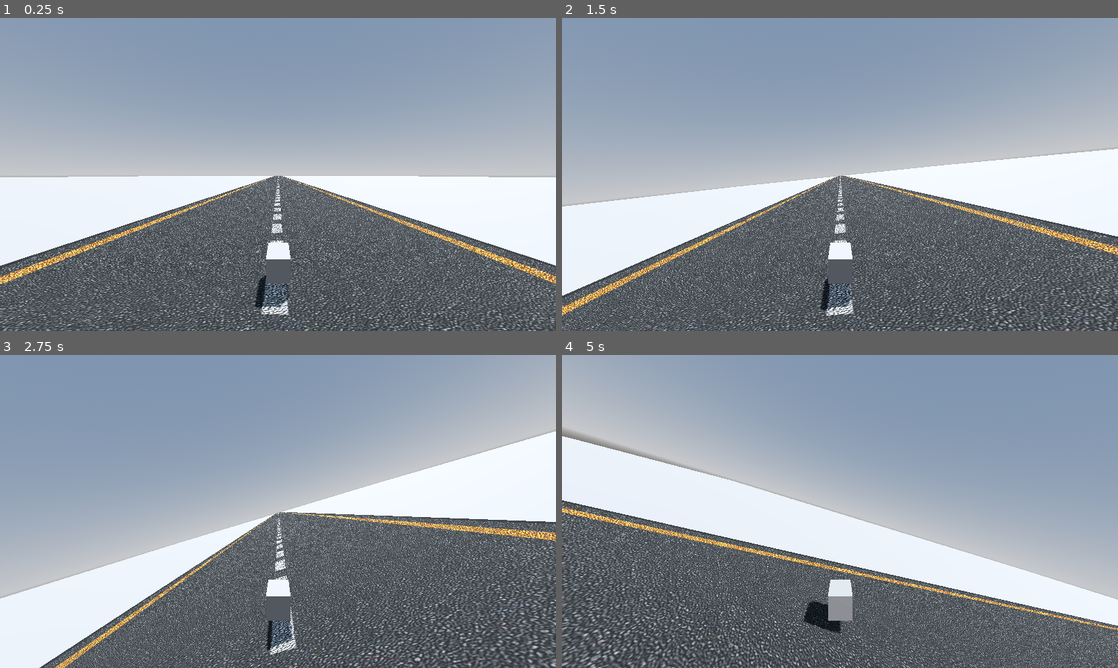
Above: before the commit, frames 1-4 (two rows, left to right).
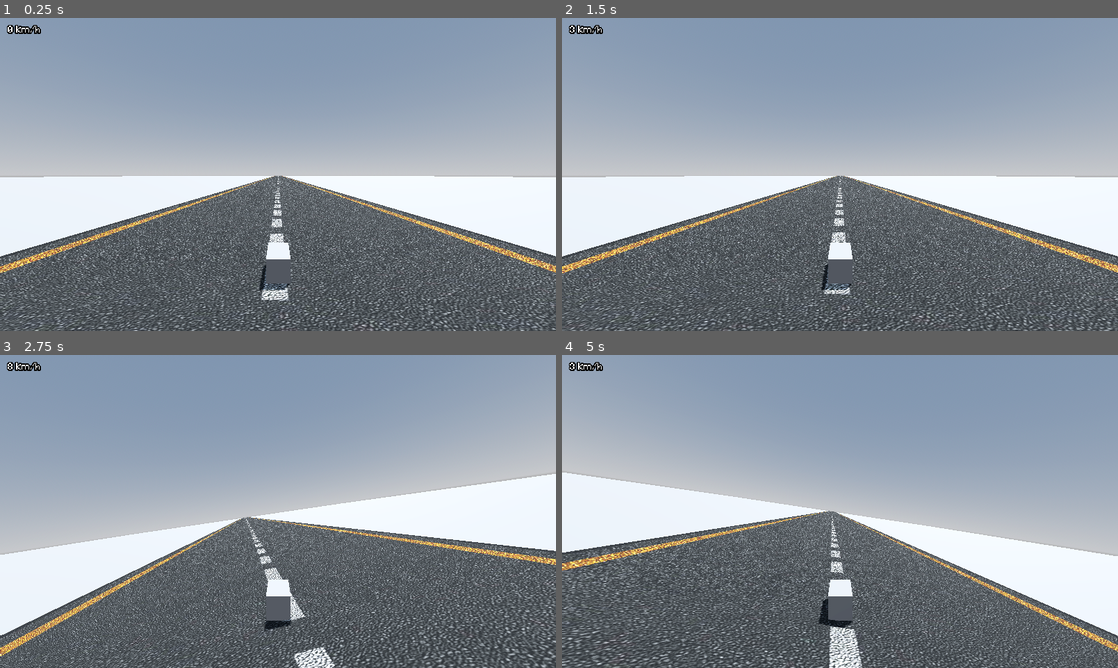
Above: after the commit, the same moments.

Repository: eben-vranken/VIPR
Game: Godot game, scene res://Scenes/Tracks/debug.tscn
The game is run twice, just before and just after one commit, with the same random seed, the same clock (stepped at 60 frames per second) and the same inputs.
Inputs:
- Up to frame 1 (0.25 s): no input
- Up to frame 2 (1.5 s): tap Enter at 0.5 s; hold D (move_right) 0.53-1.28 s; hold S (brake) from 1.28 s (still down)
- Up to frame 3 (2.75 s): release S (brake) at 2.03 s; hold D (move_right) from 2.03 s (still down)
- Up to frame 4 (5 s): release D (move_right) at 2.78 s; hold W (thrust) 2.78-3.53 s; hold A (move_left) from 3.53 s (still down)

The runs differ from the first frame. In frame 1, 20% of the frame differs, in the area x 0-100%, y 2-100%; in frame 2, 26%; in frame 3, 31%; in frame 4, 31%.

Commit message:
Changed controls to be more car-like
Might be a better idea to drive actual cars, will allow for more explorable maps

Diff:
--- a/Objects/Player/player.tscn
+++ b/Objects/Player/player.tscn
@@ -1,11 +1,18 @@
-[gd_scene load_steps=4 format=3 uid="uid://eolxnjs2tckx"]
+[gd_scene load_steps=6 format=3 uid="uid://eolxnjs2tckx"]
 
 [ext_resource type="Script" path="res://Scripts/Player/player_movement.gd" id="1_vh1fj"]
+[ext_resource type="FontFile" uid="uid://bgtjjw4tnfy8f" path="res://Visuals/Fonts/Minecraft.ttf" id="2_tbeqj"]
 
 [sub_resource type="SphereShape3D" id="SphereShape3D_wf707"]
 
 [sub_resource type="BoxMesh" id="BoxMesh_yt4ie"]
 size = Vector3(1, 1, 2)
+
+[sub_resource type="LabelSettings" id="LabelSettings_j05ck"]
+font = ExtResource("2_tbeqj")
+font_size = 32
+outline_size = 16
+outline_color = Color(0.0117647, 0.0117647, 0.0117647, 1)
 
 [node name="Player" type="CharacterBody3D"]
 script = ExtResource("1_vh1fj")
@@ -15,10 +22,32 @@
 shape = SubResource("SphereShape3D_wf707")
 
 [node name="CarMesh" type="MeshInstance3D" parent="."]
-transform = Transform3D(1, 0, 0, 0, 1, 0, 0, 0, 1, 0, 0.5, 0)
 mesh = SubResource("BoxMesh_yt4ie")
 
 [node name="Camera3D" type="Camera3D" parent="CarMesh"]
 transform = Transform3D(1, 0, 0, 0, 0.965926, 0.258819, 0, -0.258819, 0.965926, 0, 3.9, 9.2)
 
 [node name="GroundCheck" type="RayCast3D" parent="."]
+
+[node name="PlayerUI" type="CanvasLayer" parent="."]
+
+[node name="MarginContainer" type="MarginContainer" parent="PlayerUI"]
+anchors_preset = 15
+anchor_right = 1.0
+anchor_bottom = 1.0
+grow_horizontal = 2
+grow_vertical = 2
+theme_override_constants/margin_left = 25
+theme_override_constants/margin_top = 25
+theme_override_constants/margin_right = 25
+theme_override_constants/margin_bottom = 25
+
+[node name="Dashboard" type="Control" parent="PlayerUI/MarginContainer"]
+layout_mode = 2
+
+[node name="CarSpeed" type="Label" parent="PlayerUI/MarginContainer/Dashboard"]
+layout_mode = 0
+offset_right = 40.0
+offset_bottom = 23.0
+text = "0 km/h"
+label_settings = SubResource("LabelSettings_j05ck")
--- a/Scripts/Player/player_movement.gd
+++ b/Scripts/Player/player_movement.gd
@@ -1,45 +1,65 @@
 extends CharacterBody3D
 
+###############
 # Player Variables
-@export var acceleration: float = 100.0
-@export var friction: float = 0.5
+###############
+
+# Car properties
+@export var acceleration: float = 17.5
+@export var reverse_acceleration: float = 30.0
+@export var max_speed: float = 220.0 # Kmph
+@export var reverse_max_speed: float = 25.0 # Kmph
+@export var friction: float = 0.25
 @export var gravity: float = -9.86
-@export var brake_speed: float = 12.5
+@export var brake_speed: float = 15.0
 @export var mass: float = 20.0
-@export var tilt_amount: float = 0.3
+@export var turn_amount: float = 200.0
+@export var turn_speed: float = 0.35
+@export var turn_stop_limit: float = 50.0 # Speed needed to turn
+
+# Tilt
+@export var tilt_amount: float = 0.15
 @export var tilt_speed: float = 5.0
-
-# Turning
-@export var turn_amount: float = 50.0
-@export var turn_speed: float = 1.0
-@export var turn_stop_limit: float = 25.0 # Speed needed to turn
 
 # Inputs
 var turn_input: float = 0.0
 var thrust: float = 0.0
-var brake: float = 0.0
+var brake_input_force: float = 0.0
 
+###############
 # Nodes
+###############
+
 @onready var car_collision: CollisionShape3D = $CarCollision
 @onready var car_mesh: MeshInstance3D = $CarMesh
 @onready var ground_check_raycast: RayCast3D = $GroundCheck
 @onready var player_camera: Camera3D = $CarMesh/Camera3D
+
+# Canvas
+@onready var ui_car_speed: Label = $PlayerUI/MarginContainer/Dashboard/CarSpeed
+
+###############
+# Car Stats
+###############
+var speed = 0.0
+var reverse = false
 
 func _physics_process(delta):
 	player_inputs()
 	player_movement(delta)
 	update_camera()
 	player_haptic()
+	update_ui()
 
 func player_inputs():
 	turn_input = Input.get_axis("move_left", "move_right")
 	thrust = Input.get_action_raw_strength("thrust")
-	brake = Input.get_action_raw_strength("brake")
+	brake_input_force = Input.get_action_raw_strength("brake")
 
 func player_movement(delta):
 	# Apply gravity
 	if not ground_check_raycast.is_colliding():
-		velocity.y += gravity * delta
+		velocity.y += gravity
 
 	# Get the forward direction of the car
 	var forward = -global_transform.basis.z
@@ -50,23 +70,28 @@
 		velocity += forward * desired_speed
 
 	# Apply friction
-	var friction_force = velocity * friction * delta
-	if friction_force.length() > velocity.length():
+	if not thrust:
+		var friction_force = velocity * friction * delta
+		if friction_force.length() > velocity.length():
+			velocity = Vector3.ZERO
+		else:
+			velocity -= friction_force
+
+	var brake_force = brake_input_force * brake_speed * delta
+	if brake_force > velocity.length():
 		velocity = Vector3.ZERO
 	else:
-		velocity -= friction_force
+		velocity -= velocity.normalized() * brake_force
 
-	# Apply brake
-	if brake:
-		var brake_force = brake * brake_speed * delta
-		if brake_force > velocity.length():
-			velocity = Vector3.ZERO
-		else:
-			velocity -= velocity.normalized() * brake_force
+	# Reverse
+	if brake_input_force > 0.0:
+		var desired_speed = brake_input_force * reverse_acceleration * delta
+		velocity -= forward * desired_speed
+		reverse = true
 
 	# Steering
 	var turn_amount_rad = turn_input * deg_to_rad(turn_amount)
-	var speed = velocity.length()
+	speed = velocity.length()
 	var turn_delta = turn_amount_rad * min(1.0, speed / turn_stop_limit) * delta
 
 	# Rotate the car
@@ -75,14 +100,21 @@
 	# Align velocity with the new forward direction
 	var forward_velocity = forward * velocity.dot(forward)
 	var side_velocity = velocity - forward_velocity
-	side_velocity = side_velocity.lerp(Vector3.ZERO, friction * delta)
+	side_velocity = side_velocity.lerp(Vector3.ZERO, turn_speed)
 	velocity = forward_velocity + side_velocity
 
 	# Tilt when steering
-	var tilt = -turn_input * tilt_amount
+	var tilt = -turn_input * tilt_amount * clamp(speed, 0, 1.0)
 	car_mesh.rotation.z = lerp(car_mesh.rotation.z, tilt, tilt_speed * delta)
 
-	print("Car speed: ", speed)
+
+	# Cap velocity to max speed
+	if not reverse:
+		if velocity.length() > max_speed:
+			velocity = velocity.normalized() * max_speed
+	else:
+		if velocity.length() > reverse_max_speed:
+			velocity = velocity.normalized() * reverse_max_speed
 	move_and_slide()
 
 func update_camera():
@@ -90,4 +122,11 @@
 
 func player_haptic():
 	# Vibrate
-	Input.start_joy_vibration(0, thrust, thrust, 0.1)
+	if thrust:
+		Input.start_joy_vibration(0, thrust, thrust, 0.1)
+	elif brake_input_force:
+		Input.start_joy_vibration(0, abs(velocity.z), abs(velocity.z), 0.1)
+
+func update_ui():
+	### Dashboard
+	ui_car_speed.text = str(int(speed), " km/h")
--- a/project.godot
+++ b/project.godot
@@ -48,6 +48,12 @@
 , Object(InputEventKey,"resource_local_to_scene":false,"resource_name":"","device":-1,"window_id":0,"alt_pressed":false,"shift_pressed":false,"ctrl_pressed":false,"meta_pressed":false,"pressed":false,"keycode":0,"physical_keycode":83,"key_label":0,"unicode":115,"echo":false,"script":null)
 ]
 }
+handbrake={
+"deadzone": 0.5,
+"events": [Object(InputEventJoypadButton,"resource_local_to_scene":false,"resource_name":"","device":-1,"button_index":10,"pressure":0.0,"pressed":true,"script":null)
+, Object(InputEventKey,"resource_local_to_scene":false,"resource_name":"","device":-1,"window_id":0,"alt_pressed":false,"shift_pressed":false,"ctrl_pressed":false,"meta_pressed":false,"pressed":false,"keycode":0,"physical_keycode":4194326,"key_label":0,"unicode":0,"echo":false,"script":null)
+]
+}
 
 [rendering]
 
Binary file added: Visuals/Fonts/Minecraft.ttf
Not shown, added: Visuals/Fonts/Minecraft.ttf.import
